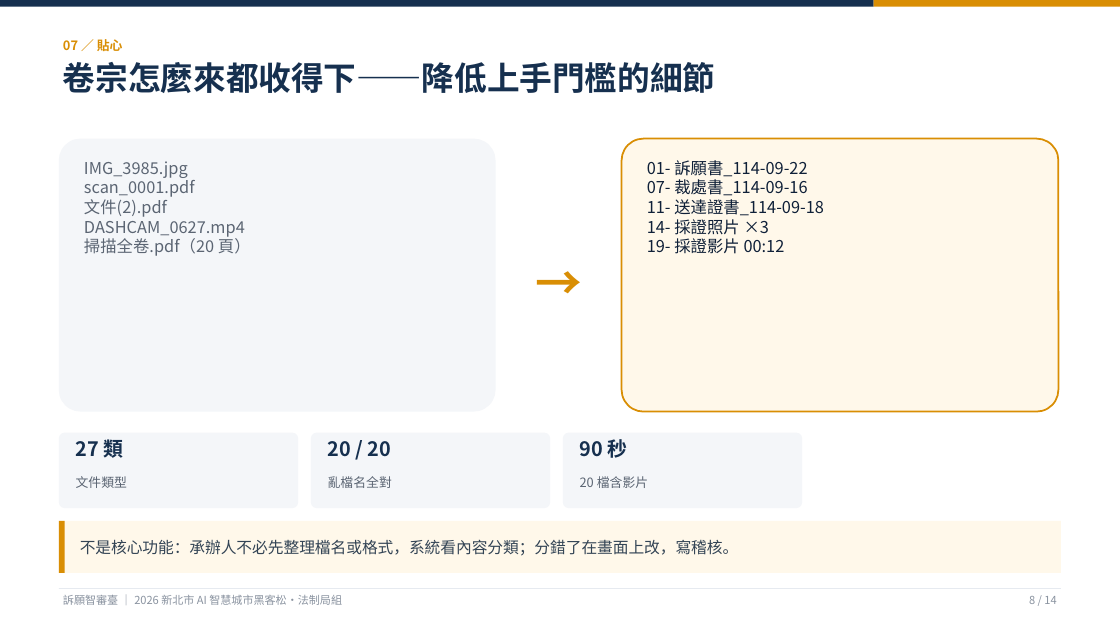
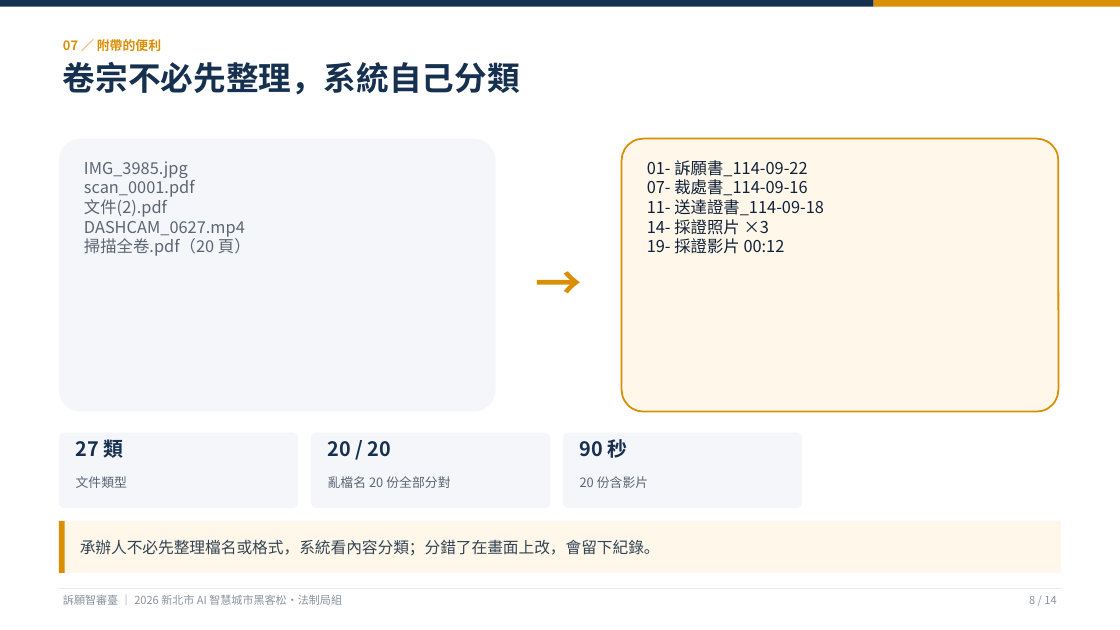
Before and after one commit to KevinMursh/hackathon_wisxxxx, a slide deck: slide 8 of docs/提案/提案簡報-訴願智審臺.pptx. Drawn at 1120x630 pixels with LibreOffice and Linux fonts; fonts in the diff are those of the drawing. Boxes give left, top, right and bottom in pixels: in the first picture for what was removed or moved away, otherwise in the second. Text is boxed around its words. In the diff, an @@ line names an element or a change of style, - is before the commit and + after.

```diff
--- a/docs/提案/提案簡報-訴願智審臺.pptx
+++ b/docs/提案/提案簡報-訴願智審臺.pptx
@@ text at [63,39,161,51]: text changed @@
-07 ／ 貼心
+07 ／ 附帶的便利
@@ text at [63,62,520,95]: text changed @@
-卷宗怎麼來都收得下——降低上手門檻的細節
+卷宗不必先整理，系統自己分類
@@ text at [328,476,450,488]: text changed @@
-亂檔名全對
+亂檔名 20 份全部分對
@@ text at [580,476,648,488]: text changed @@
-20 檔含影片
+20 份含影片
@@ text at [80,539,660,556]: text changed @@
-不是核心功能：承辦人不必先整理檔名或格式，系統看內容分類；分錯了在畫面上改，寫稽核。
+承辦人不必先整理檔名或格式，系統看內容分類；分錯了在畫面上改，會留下紀錄。
```
Also in this commit, not shown: 13 other slides changed, 4 other files.
